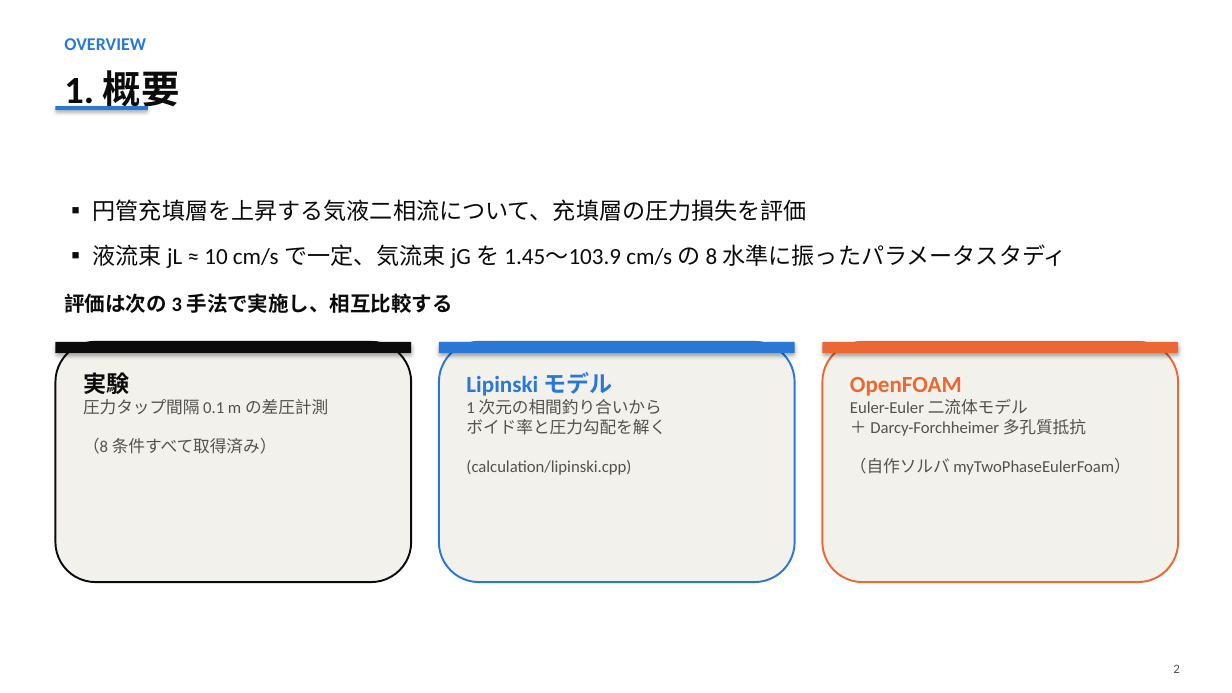
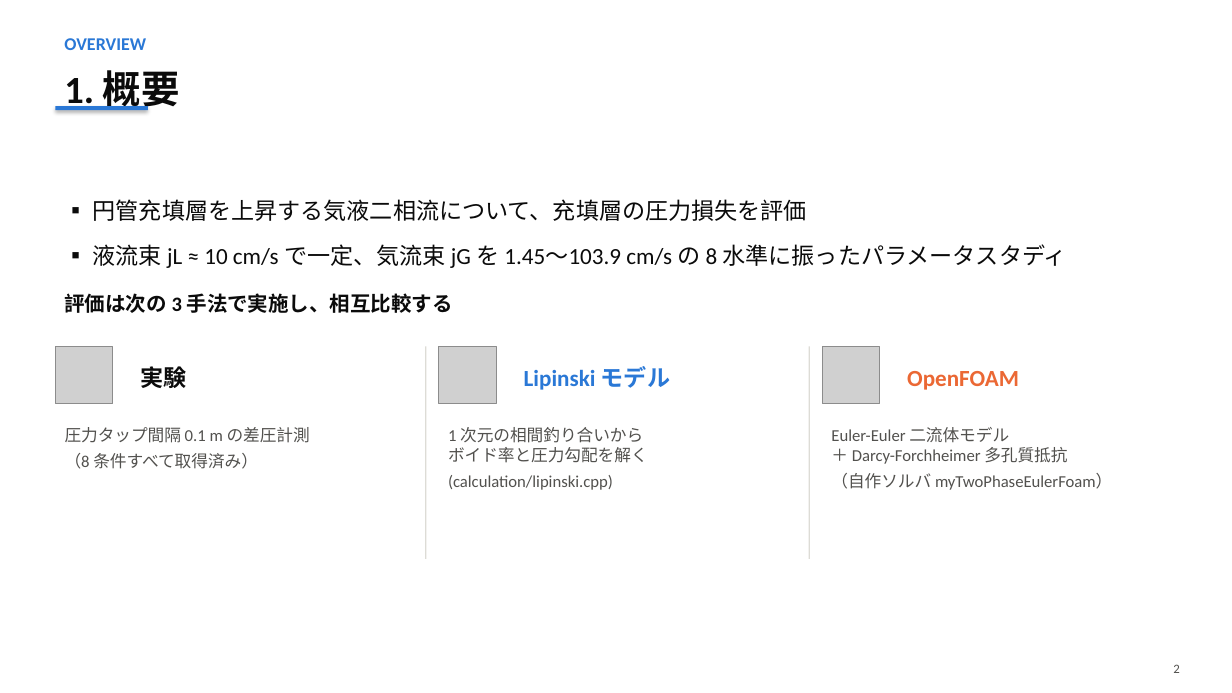
Before and after one commit to ItoMayumu/research_git, a slide deck: slide 2 of openfoam/lipinski/cases/packedBed/充填層二相流_解析報告.pptx. Drawn at 1232x693 pixels with LibreOffice and Linux fonts; fonts in the diff are those of the drawing; grey boxes stand for pictures. Boxes give left, top, right and bottom in pixels: in the first picture for what was removed or moved away, otherwise in the second. Text is boxed around its words. In the diff, an @@ line names an element or a change of style, - is before the commit and + after.

```diff
--- a/openfoam/lipinski/cases/packedBed/充填層二相流_解析報告.pptx
+++ b/openfoam/lipinski/cases/packedBed/充填層二相流_解析報告.pptx
@@ rounded rectangle removed at bbox=[55, 342, 411, 582] @@
@@ rectangle removed at bbox=[55, 342, 411, 353] @@
@@ picture added at bbox=[55, 347, 113, 404] @@
@@ rectangle added at bbox=[425, 347, 426, 559], fill #DDDCD6 @@
@@ rounded rectangle removed at bbox=[439, 342, 795, 582] @@
@@ rectangle removed at bbox=[439, 342, 795, 353] @@
@@ picture added at bbox=[439, 347, 496, 404] @@
@@ rectangle added at bbox=[809, 347, 810, 559], fill #DDDCD6 @@
@@ rounded rectangle removed at bbox=[823, 342, 1178, 582] @@
@@ rectangle removed at bbox=[823, 342, 1178, 353] @@
@@ picture added at bbox=[823, 347, 880, 404] @@
@@ text at bbox=[83, 369, 129, 398]: paragraph removed @@
-実験
@@ text added at bbox=[140, 362, 186, 391], 18 pt, text #0B0B0B, bold @@
+実験
@@ text at bbox=[466, 372, 613, 396]: paragraph removed @@
-Lipinski モデル
@@ text added at bbox=[524, 366, 670, 390], 18 pt, text #2A78D6, bold @@
+Lipinski モデル
@@ text at bbox=[850, 377, 962, 396]: paragraph removed @@
-OpenFOAM
@@ text added at bbox=[907, 371, 1019, 390], 18 pt, text #EB6834, bold @@
+OpenFOAM
@@ text "圧力タップ間隔 0.1 m の差圧計測 （8 ...": place and size @@
-text "圧力タップ間隔 0.1 m の差圧計測 （8 ..." at bbox=[83, 369, 328, 454]
+text "圧力タップ間隔 0.1 m の差圧計測 （8 ..." at bbox=[65, 427, 310, 469]
@@ text "1 次元の相間釣り合いから ボイド率と圧力勾配を解く (calculation/lipinski.cpp)": place and size @@
-text "1 次元の相間釣り合いから ボイド率と圧力勾配を解く (calculation/lipinski.cpp)" at bbox=[466, 372, 666, 435]
+text "1 次元の相間釣り合いから ボイド率と圧力勾配を解く (calculation/lipinski.cpp)" at bbox=[448, 427, 648, 490]
@@ less space between paragraphs in 3 elements at bbox=[65, 427, 310, 469], bbox=[448, 427, 648, 490], bbox=[831, 427, 1112, 490] @@
@@ text "Euler-Euler 二流体モデル ＋ Darcy-Forchheimer 多孔質抵抗 ...": place and size @@
-text "Euler-Euler 二流体モデル ＋ Darcy-Forchheimer 多孔質抵抗 ..." at bbox=[850, 377, 1086, 436]
+text "Euler-Euler 二流体モデル ＋ Darcy-Forchheimer 多孔質抵抗 ..." at bbox=[831, 427, 1112, 490]
```
